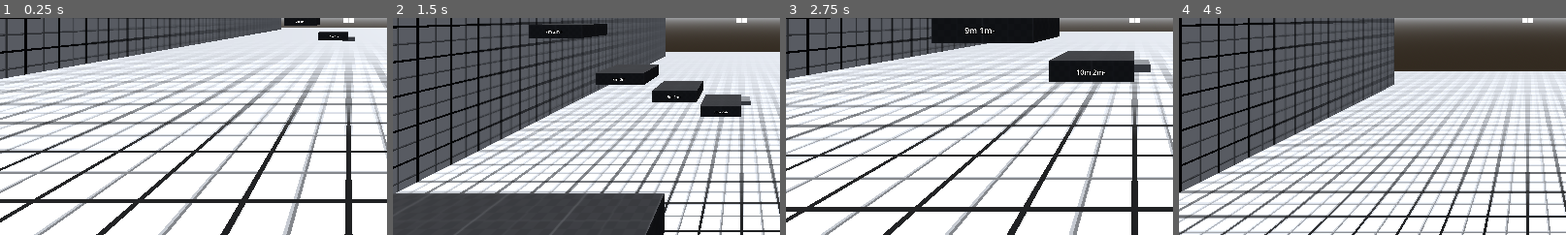
Above: before the commit, frames 1-4 (left to right).
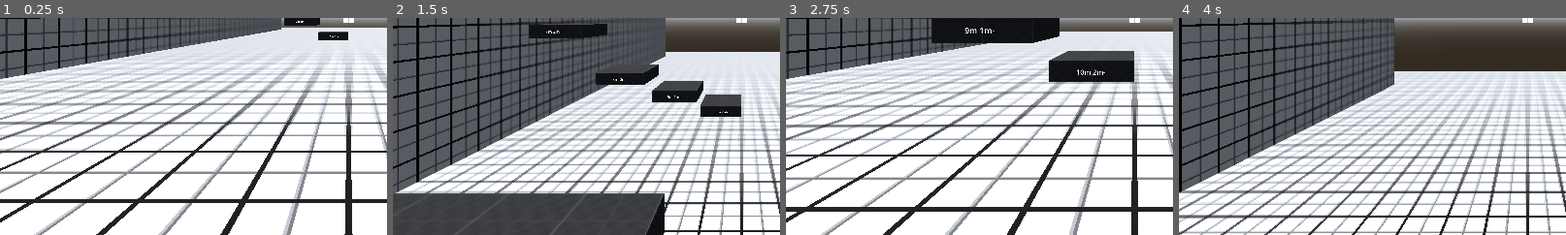
Above: after the commit, the same moments.

Repository: lucasrumney94/GodotGoneWild
Game: Godot game, scene res://Objects/Environment/metric_playground.tscn
The game is run twice, just before and just after one commit, with the same random seed, the same clock (stepped at 60 frames per second) and the same inputs. This scene is started directly instead of the project's main scene. The engine's default icon, where the game draws it, is replaced by a stand-in: a white triangle on a blue panel in a dark square.
Inputs (mouse positions are % of the whole screen's width and height, from its top left):
- Up to frame 1 (0.25 s): no input
- Up to frame 2 (1.5 s): move the mouse to (55, 50) at 0.52 s; hold W (move_forward) from 0.53 s (still down); click (55, 50) at 0.6 s; tap Space (jump) at 0.77 s; move the mouse to (45, 50) at 1.27 s; click (45, 50) at 1.35 s
- Up to frame 3 (2.75 s): keep holding W (move_forward); tap Space (jump) at 1.52 s; move the mouse to (52, 48) at 2.02 s; right-click (52, 48) at 2.1 s; click (52, 48) at 2.3 s
- Up to frame 4 (4 s): keep holding W (move_forward); move the mouse to (49, 52) at 2.77 s; click (49, 52) at 2.85 s; tap Space (jump) at 3.02, 3.77 s; move the mouse to (57, 51) at 3.52 s; click (57, 51) at 3.6 s
The pictures show only the part of the screen within x 5-55%, y 50-100%; the shares and areas given below are measured in that part.

The runs differ from the first frame. In frame 1, less than 0.1% of the frame differs, in the area x 88-92%, y 8-11%; in frame 2, 0.1%; in frame 3, 0.2%, in the area x 89-95%, y 19-25%; in frame 4, nothing differs.

Commit message:
Tweaked player dash values, added to playground
Lowered the Dash Pop to 2, slowed down the enemy dash speed to .3 to match the air dash speed.

Added angled ramps to the playground
Added enemies to reach a platform 10m in the air

Diff:
--- a/godot-wild-tower/Objects/Environment/metric_playground.tscn
+++ b/godot-wild-tower/Objects/Environment/metric_playground.tscn
@@ -31,8 +31,6 @@
 [sub_resource type="BoxMesh" id="BoxMesh_ybluk"]
 size = Vector3(1, 1, 0.25)
 
-[sub_resource type="BoxMesh" id="BoxMesh_xxebt"]
-
 [node name="Metric Playground" type="Node3D"]
 script = ExtResource("1_2rjk1")
 pause_menu_scene = ExtResource("2_htue1")
@@ -282,16 +280,6 @@
 [node name="BasicEnemy" parent="Jump Distance/Jump Dash Base" instance=ExtResource("3_glqun")]
 transform = Transform3D(1, 0, 0, 0, 1, 0, 0, 0, 1, 3, 0.25, -20)
 
-[node name="10m H Platform" type="CSGBox3D" parent="Jump Distance/Jump Dash Base"]
-transform = Transform3D(1, 0, 0, 0, 1, 0, 0, 0, 1, -3, 10.5, -7)
-use_collision = true
-size = Vector3(2, 0.5, 2)
-material = ExtResource("2_btsx0")
-
-[node name="Label3D" type="Label3D" parent="Jump Distance/Jump Dash Base/10m H Platform"]
-transform = Transform3D(1, 0, 0, 0, 1, 0, 0, 0, 1, 0, 0, 1.1)
-text = "10m+"
-
 [node name="22m Platform" type="CSGBox3D" parent="Jump Distance/Jump Dash Base"]
 transform = Transform3D(1, 0, 0, 0, 1, 0, 0, 0, 1, 3, 0, -24)
 use_collision = true
@@ -302,13 +290,99 @@
 transform = Transform3D(1, 0, 0, 0, 1, 0, 0, 0, 1, -0.00780201, 0.0102992, 1.09999)
 text = "22m"
 
-[node name="MeshInstance3D" type="MeshInstance3D" parent="Jump Distance/Jump Dash Base"]
+[node name="19m Marker" type="MeshInstance3D" parent="Jump Distance/Jump Dash Base"]
 transform = Transform3D(1, 0, 0, 0, 1, 0, 0, 0, 1, 4.25, 1.75, -20)
 mesh = SubResource("BoxMesh_ybluk")
 
-[node name="Label3D" type="Label3D" parent="Jump Distance/Jump Dash Base/MeshInstance3D"]
+[node name="Label3D" type="Label3D" parent="Jump Distance/Jump Dash Base/19m Marker"]
 transform = Transform3D(1, 0, 0, 0, 1, 0, 0, 0, 1, 0, 0, 0.15)
 text = "19m"
 
-[node name="MeshInstance3D" type="MeshInstance3D" parent="."]
-mesh = SubResource("BoxMesh_xxebt")
+[node name="10m H Platform" type="CSGBox3D" parent="Jump Distance/Jump Dash Base"]
+transform = Transform3D(1, 0, 0, 0, 1, 0, 0, 0, 1, -3, 10, -7)
+use_collision = true
+size = Vector3(2, 0.5, 2)
+material = ExtResource("2_btsx0")
+
+[node name="Label3D" type="Label3D" parent="Jump Distance/Jump Dash Base/10m H Platform"]
+transform = Transform3D(1, 0, 0, 0, 1, 0, 0, 0, 1, 0, 0, 1.1)
+text = "10m+"
+
+[node name="BasicEnemy2" parent="Jump Distance/Jump Dash Base" instance=ExtResource("3_glqun")]
+transform = Transform3D(1, 0, 0, 0, 1, 0, 0, 0, 1, -4, 8.25, -4)
+
+[node name="BasicEnemy3" parent="Jump Distance/Jump Dash Base" instance=ExtResource("3_glqun")]
+transform = Transform3D(1, 0, 0, 0, 1, 0, 0, 0, 1, -3, 9.25, -4)
+
+[node name="BasicEnemy4" parent="Jump Distance/Jump Dash Base" instance=ExtResource("3_glqun")]
+transform = Transform3D(1, 0, 0, 0, 1, 0, 0, 0, 1, -2, 10.25, -4)
+
+[node name="9m H Marker" type="MeshInstance3D" parent="Jump Distance/Jump Dash Base"]
+transform = Transform3D(1, 0, 0, 0, 1, 0, 0, 0, 1, -5.5, 9.75, -4)
+mesh = SubResource("BoxMesh_ybluk")
+
+[node name="Label3D" type="Label3D" parent="Jump Distance/Jump Dash Base/9m H Marker"]
+transform = Transform3D(1, 0, 0, 0, 1, 0, 0, 0, 1, 0, 0, 0.15)
+text = "9m"
+
+[node name="10m H Marker" type="MeshInstance3D" parent="Jump Distance/Jump Dash Base"]
+transform = Transform3D(1, 0, 0, 0, 1, 0, 0, 0, 1, -5.5, 10.75, -4)
+mesh = SubResource("BoxMesh_ybluk")
+
+[node name="Label3D" type="Label3D" parent="Jump Distance/Jump Dash Base/10m H Marker"]
+transform = Transform3D(1, 0, 0, 0, 1, 0, 0, 0, 1, 0, 0, 0.15)
+text = "10m"
+
+[node name="11m H Marker" type="MeshInstance3D" parent="Jump Distance/Jump Dash Base"]
+transform = Transform3D(1, 0, 0, 0, 1, 0, 0, 0, 1, -5.5, 11.75, -4)
+mesh = SubResource("BoxMesh_ybluk")
+
+[node name="Label3D" type="Label3D" parent="Jump Distance/Jump Dash Base/11m H Marker"]
+transform = Transform3D(1, 0, 0, 0, 1, 0, 0, 0, 1, 0, 0, 0.15)
+text = "11m"
+
+[node name="Ramp Degrees" type="Node3D" parent="."]
+transform = Transform3D(0.258819, 0.965926, 0, -0.965926, 0.258819, 0, 0, 0, 1, 14, -1, 17.5)
+
+[node name="Ramp 15" type="CSGBox3D" parent="Ramp Degrees"]
+use_collision = true
+size = Vector3(5, 10, 1)
+material = ExtResource("2_btsx0")
+
+[node name="Label3D" type="Label3D" parent="Ramp Degrees/Ramp 15"]
+transform = Transform3D(-4.37114e-08, 0, -1, -1.77636e-15, 1, 0, 1, 0, -4.37114e-08, -2.51943, -1.90535, 0)
+pixel_size = 0.02
+text = "15"
+
+[node name="Ramp 30" type="CSGBox3D" parent="Ramp Degrees"]
+transform = Transform3D(0.965926, -0.258819, 0, 0.258819, 0.965926, 0, 0, 0, 1, 0, 0, 2)
+use_collision = true
+size = Vector3(5, 10, 1)
+material = ExtResource("2_btsx0")
+
+[node name="Label3D" type="Label3D" parent="Ramp Degrees/Ramp 30"]
+transform = Transform3D(-4.37114e-08, 0, -1, -1.77636e-15, 1, 0, 1, 0, -4.37114e-08, -2.51243, 0.321645, 0)
+pixel_size = 0.02
+text = "30"
+
+[node name="Ramp 45" type="CSGBox3D" parent="Ramp Degrees"]
+transform = Transform3D(0.866025, -0.5, 0, 0.5, 0.866025, 0, 0, 0, 1, 0.482963, -0.12941, 4)
+use_collision = true
+size = Vector3(5, 10, 1)
+material = ExtResource("2_btsx0")
+
+[node name="Label3D" type="Label3D" parent="Ramp Degrees/Ramp 45"]
+transform = Transform3D(-4.37114e-08, 0, -1, 0, 1, 0, 1, 0, -4.37114e-08, -2.50752, 2.34248, 0)
+pixel_size = 0.02
+text = "45"
+
+[node name="Ramp 60" type="CSGBox3D" parent="Ramp Degrees"]
+transform = Transform3D(0.707107, -0.707107, 0, 0.707107, 0.707107, 0, 0, 0, 1, 1.93185, -0.517638, 6)
+use_collision = true
+size = Vector3(5, 10, 1)
+material = ExtResource("2_btsx0")
+
+[node name="Label3D" type="Label3D" parent="Ramp Degrees/Ramp 60"]
+transform = Transform3D(-4.37114e-08, 0, -1, -1.77636e-15, 1, 0, 1, 0, -4.37114e-08, -2.53266, 3.84996, 0)
+pixel_size = 0.02
+text = "60"
--- a/godot-wild-tower/Objects/Player/player.tscn
+++ b/godot-wild-tower/Objects/Player/player.tscn
@@ -40,7 +40,9 @@
 script = ExtResource("1_l1h35")
 SPEED = 10.0
 JUMP_VELOCITY = 8.0
+dash_pop = 2.0
 enemy_dash_distance = 12.0
+enemy_dash_speed = 0.3
 slow_time_duration = 0.5
 slow_time_delay = 0.25
 
Not shown: 1 places in godot-wild-tower/Objects/Environment/metric_playground.tscn that only renumber resources
